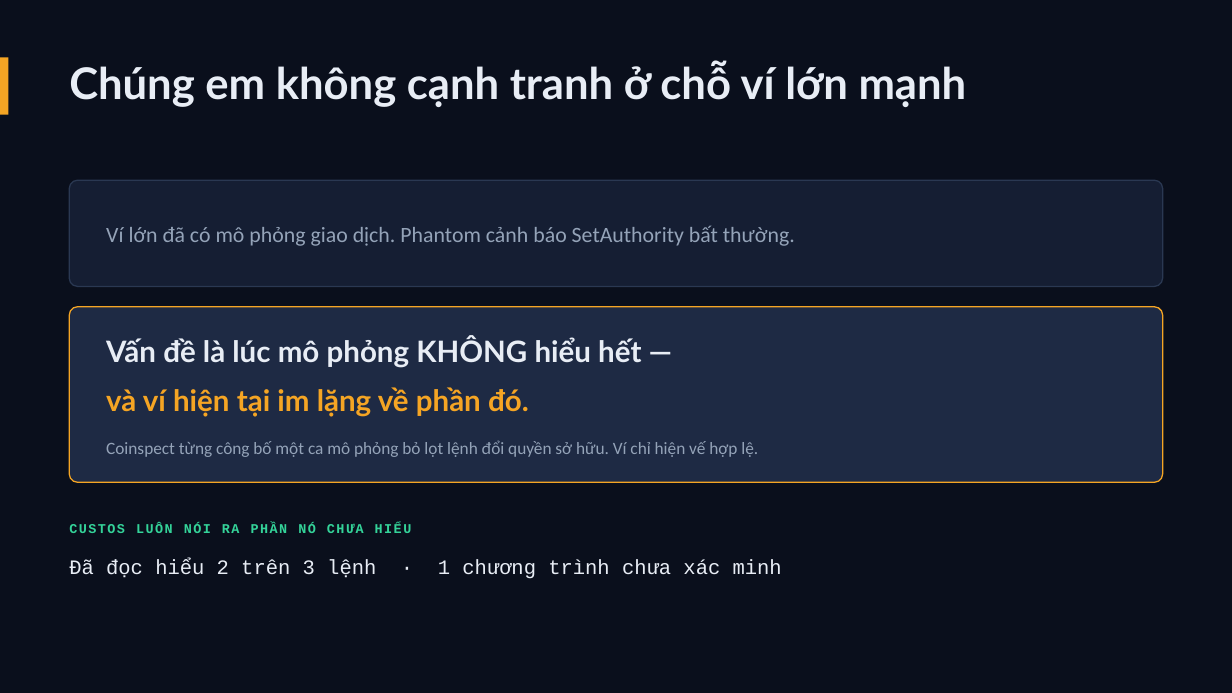
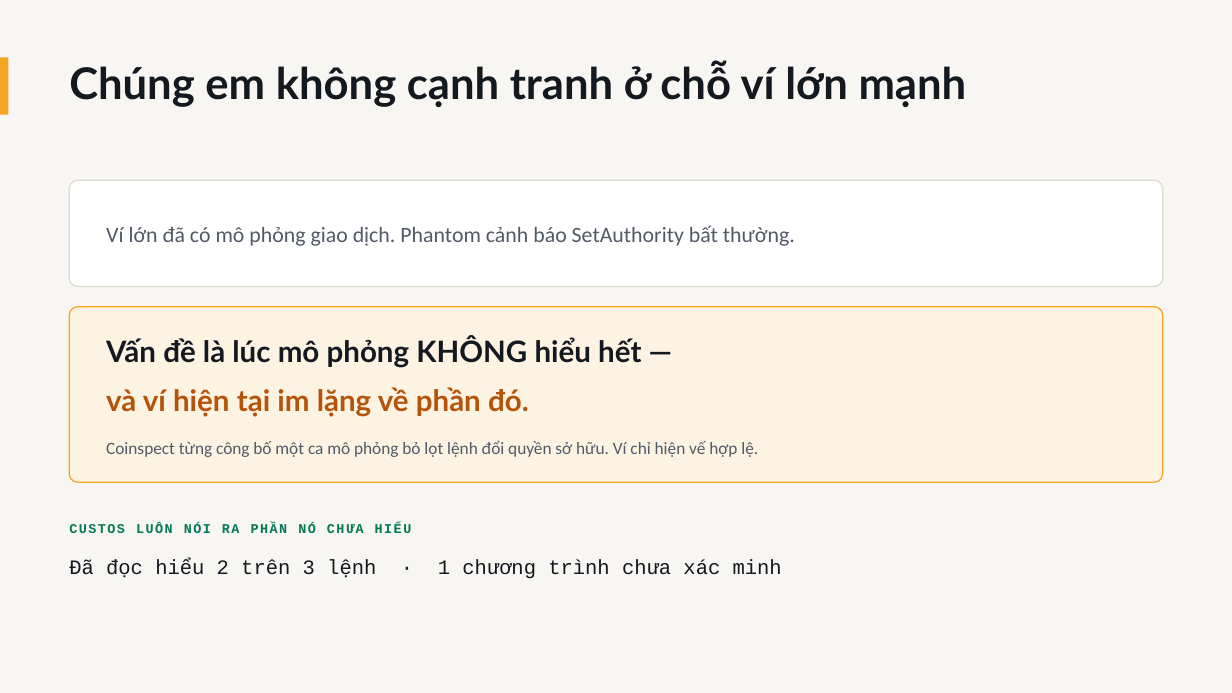
Before and after one commit to NeitLN/Custos-Solana, a slide deck: slide 3 of docs/nop-bai/CUSTOS-PITCH.pptx. Drawn at 1232x693 pixels with LibreOffice and Linux fonts; fonts in the diff are those of the drawing. Boxes give left, top, right and bottom in pixels: in the first picture for what was removed or moved away, otherwise in the second. Text is boxed around its words. In the diff, an @@ line names an element or a change of style, - is before the commit and + after.

```diff
--- a/docs/nop-bai/CUSTOS-PITCH.pptx
+++ b/docs/nop-bai/CUSTOS-PITCH.pptx
@@ background #0A0F1C to #F7F6F2 @@
@@ rounded rectangle at [69,180,1163,287]: fill #151E33 to #FFFFFF; outline #2A3852 1 pt to #DCD9D0 1 pt @@
@@ text "Ví lớn đã có mô ..." at [106,225,795,246]: text colour #94A3B8 to #525A66 @@
@@ rounded rectangle at [69,307,1163,482]: fill #1E2A44 to #FDF3E3 @@
@@ text "và ví hiện tại im ..." at [106,387,529,417]: text colour #F5A524 to #B45309 @@
@@ text "Coinspect từng công bố một ..." at [106,440,758,457]: text colour #94A3B8 to #525A66 @@
@@ text "CUSTOS LUÔN NÓI RA PHẦN ..." at [69,523,412,533]: text colour #34D399 to #047857 @@
@@ text colour #E8EDF5 to #14181F in 3 elements at [69,61,967,107], [106,337,641,368], [69,560,782,579] @@
```
Also in this commit, not shown: 9 other slides changed, 2 other files.
